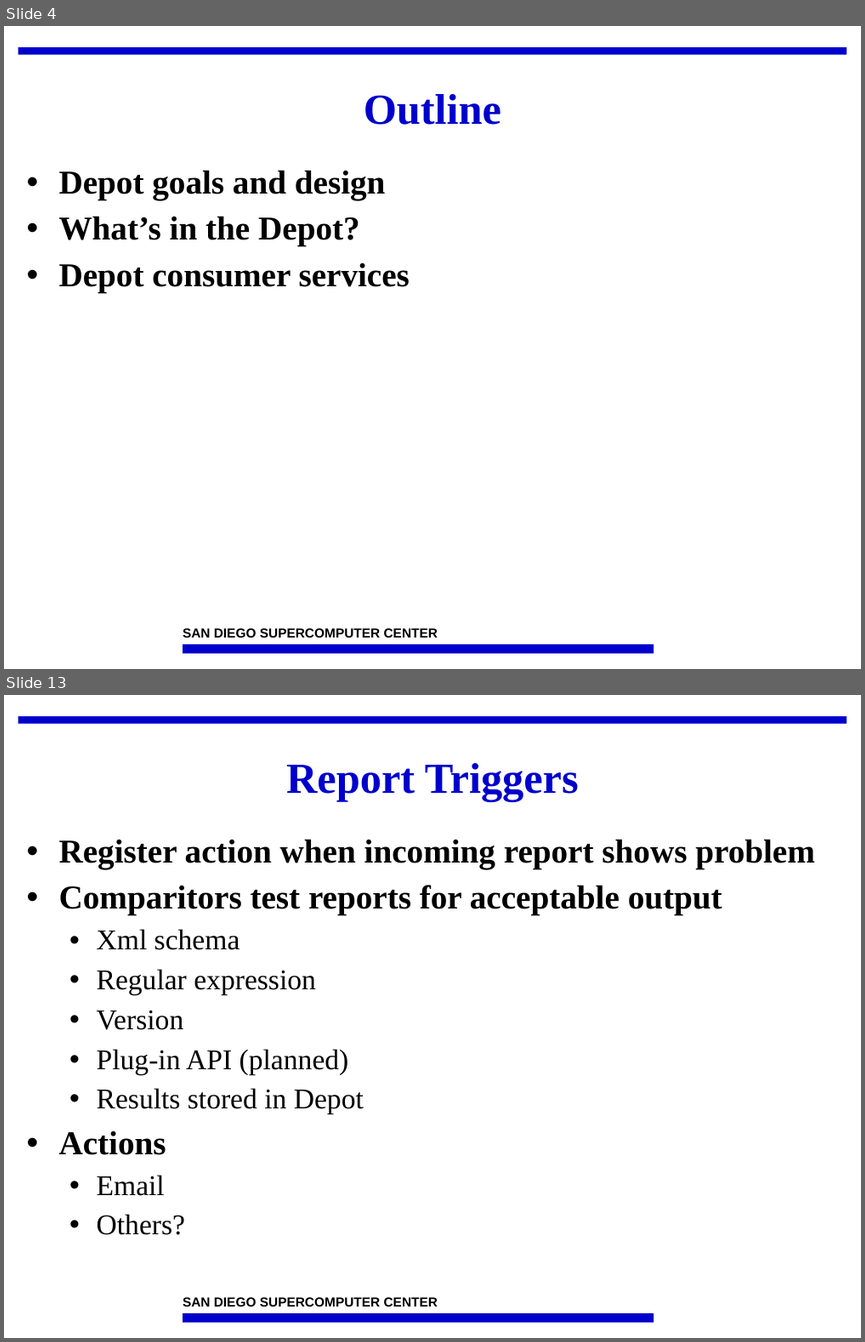
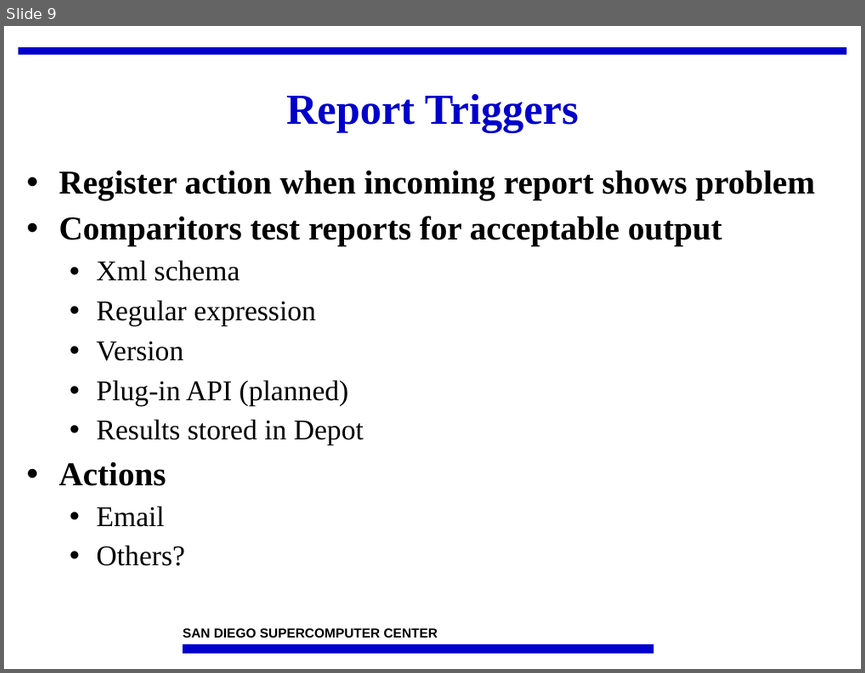
Before and after one commit to IncaProject/inca-xsede, a slide deck: talks/2008workshop/depot.ppt. Shown one above the other, each under a label of ours: slides 4 and 13 before the commit, slide 9 after it; the slides between them are not shown. The pictures are 865x1342 and 865x673 pixels, drawn with LibreOffice and Linux fonts; fonts in the diff are those of the drawing; background and template pictures are left out. Boxes give left, top, right and bottom in pixels: in the first picture for what was removed or moved away, otherwise in the second. Text is boxed around its words. In the diff, an @@ line names an element or a change of style, - is before the commit and + after.

```diff
--- a/talks/2008workshop/depot.ppt
+++ b/talks/2008workshop/depot.ppt
@@ slide 4 removed at (4,26,861,669), background #FFFFFF; not listed: 3 template elements that a slide beside it also shows @@
@@ title removed at (364,94,501,125) @@
-Outline
@@ text removed at (59,170,409,293) @@
-• Depot goals and design
-• What’s in the Depot?
-• Depot consumer services
@@ what was slide 13 is now slide 9 @@
```
Also in this commit, not shown: 2 slides changed, 7 slides added, 9 other slides removed.
